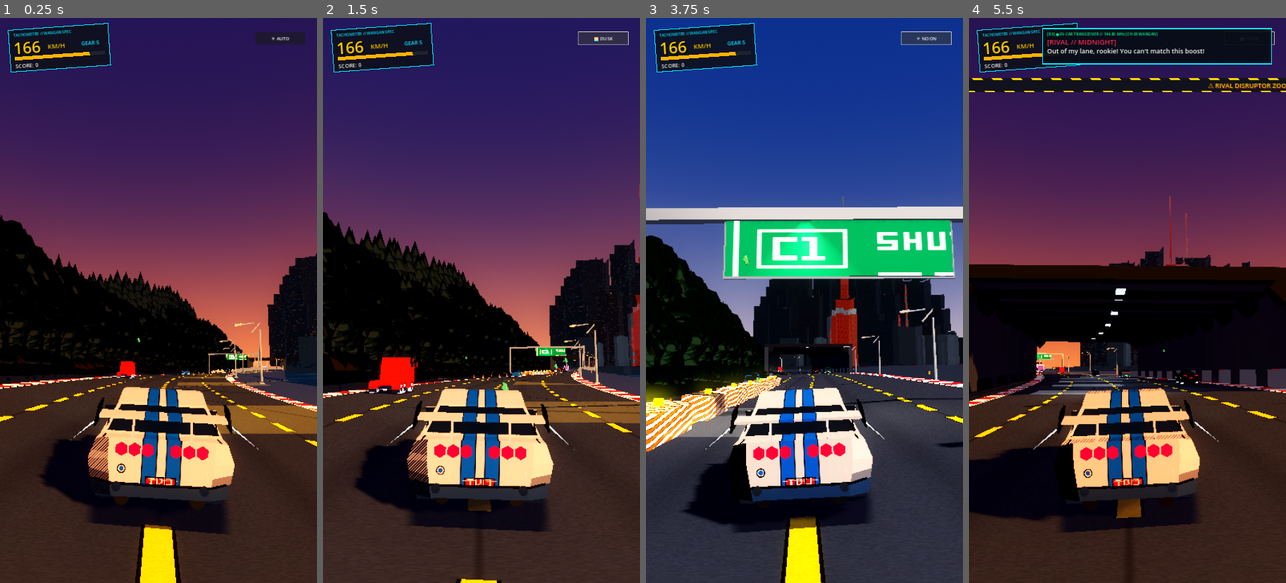
Above: before the commit, frames 1-4 (left to right).
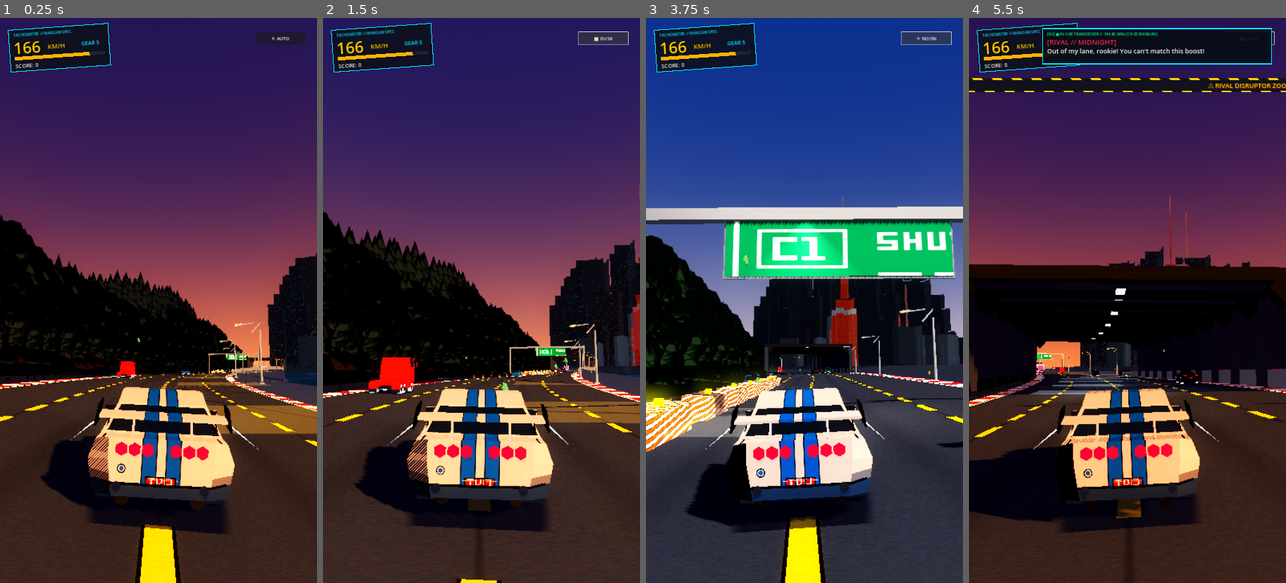
Above: after the commit, the same moments.

Repository: bloodlustninja/FlowState
Game: Godot game, scene res://monolithic_testbed.tscn
Two runs of this game, one before a commit and one after it. Both use one fixed random seed, a clock stepped at 60 frames per second and the inputs below. Sound files missing from this copy of the repository are replaced by a short silence.
Inputs:
- Up to frame 1 (0.25 s): no input
- Up to frame 2 (1.5 s): click "☀️ AUTO" at 0.5 s; click "☀️ NOON" at 1.25 s
- Up to frame 3 (3.75 s): click "🌅 DUSK" at 2 s; click "🌙 NIGHT" at 2.75 s; click "☀️ AUTO" at 3.5 s
- Up to frame 4 (5.5 s): click "☀️ NOON" at 4.25 s; click "🌅 DUSK" at 5 s

The runs differ from the first frame. In frame 1, less than 0.1% of the frame differs, in the area x 7-100%, y 60-87%; in frame 2, 0.1%; in frame 3, 0.9%, in the area x 2-100%, y 35-90%; in frame 4, 0.3%.

Commit message:
fix(web): switch default renderer to gl_compatibility and adjust shadow splits for WebGL2

Diff:
--- a/monolithic_testbed.gd
+++ b/monolithic_testbed.gd
@@ -954,9 +954,9 @@
 	sun.light_energy = 1.25
 	sun.light_volumetric_fog_energy = 0.0 # Raw volumetric fog energy set to 0.0 per mandate (kills horizon glare strip)
 	sun.shadow_enabled = true
-	sun.directional_shadow_mode = DirectionalLight3D.SHADOW_PARALLEL_4_SPLITS
-	sun.directional_shadow_max_distance = 220.0
-	sun.directional_shadow_blend_splits = true
+	sun.directional_shadow_mode = DirectionalLight3D.SHADOW_PARALLEL_2_SPLITS
+	sun.directional_shadow_max_distance = 180.0
+	sun.directional_shadow_blend_splits = false
 	sun.shadow_bias = 0.03
 	sun.shadow_normal_bias = 1.5
 	sun_light = sun
--- a/project.godot
+++ b/project.godot
@@ -34,8 +34,7 @@
 
 [rendering]
 
-renderer/rendering_method="mobile"
-renderer/rendering_method.web="gl_compatibility"
+renderer/rendering_method="gl_compatibility"
 textures/vram_compression/import_etc2_astc=true
 lights_and_shadows/directional_shadow/size=1024
 scaling_3d/mode=0
Not shown, changed: export_presets.cfg
